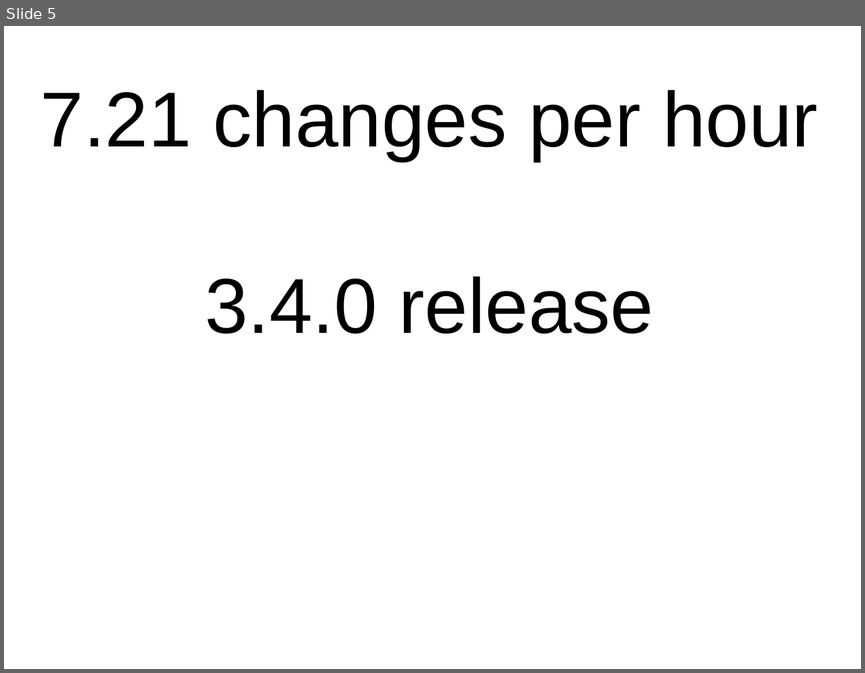
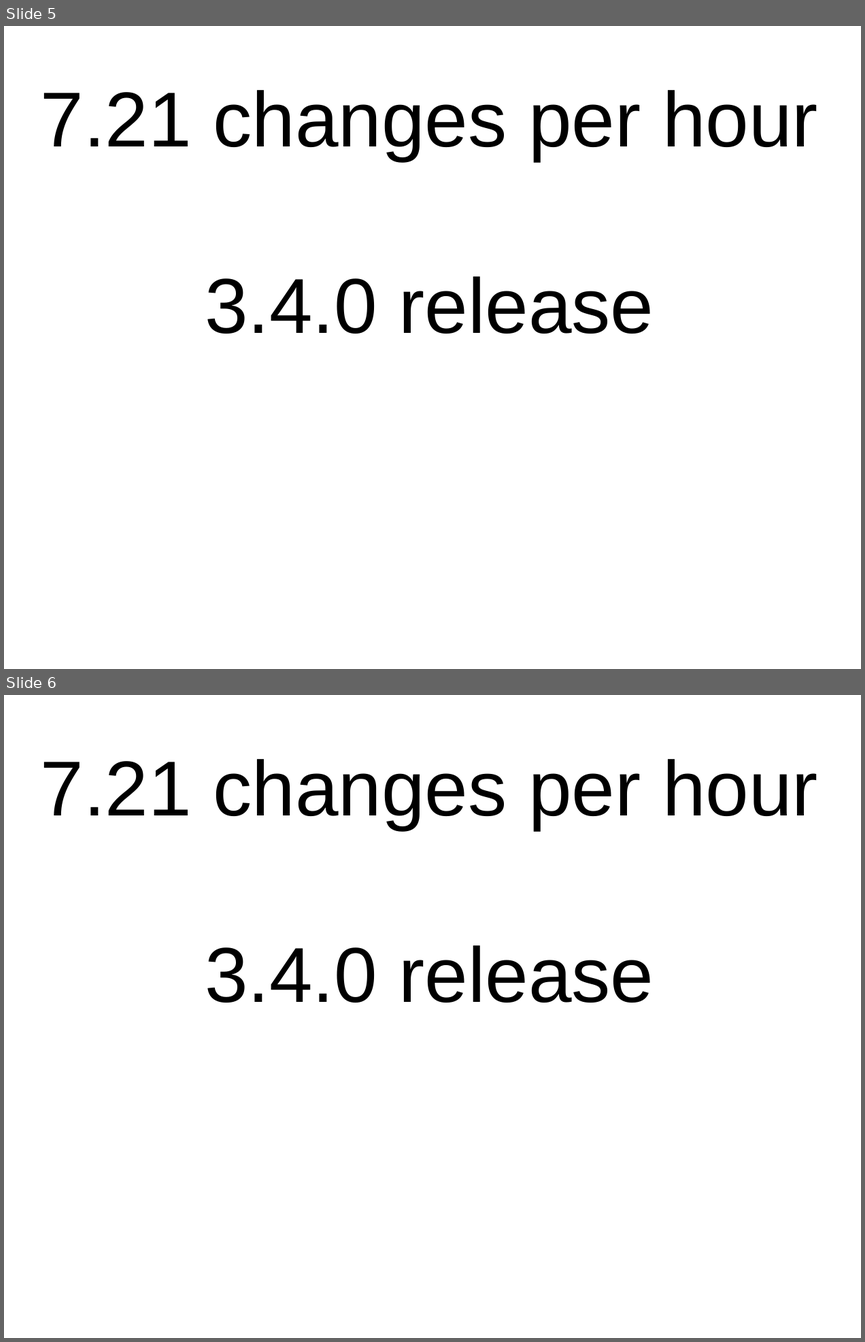
Before and after one commit to gregkh/presentation-linux-maintainer, a slide deck: maintainer.odp. Shown one above the other, each under a label of ours: slide 5 before the commit, slides 5 and 6 after it. The pictures are 865x673 and 865x1342 pixels, drawn with LibreOffice and Linux fonts; fonts in the diff are those of the drawing. Boxes give left, top, right and bottom in pixels: in the first picture for what was removed or moved away, otherwise in the second. Text is boxed around its words. In the diff, an @@ line names an element or a change of style, - is before the commit and + after.

```diff
--- a/maintainer.odp
+++ b/maintainer.odp
@@ slide 6 added at (4,695,861,1338), background #FFFFFF @@
@@ text added at (41,759,818,1002), 72 pt, text #000000 @@
+7.21 changes per hour
+3.4.0 release
```
Also in this commit, not shown: 1 other slide added, 1 other file.
